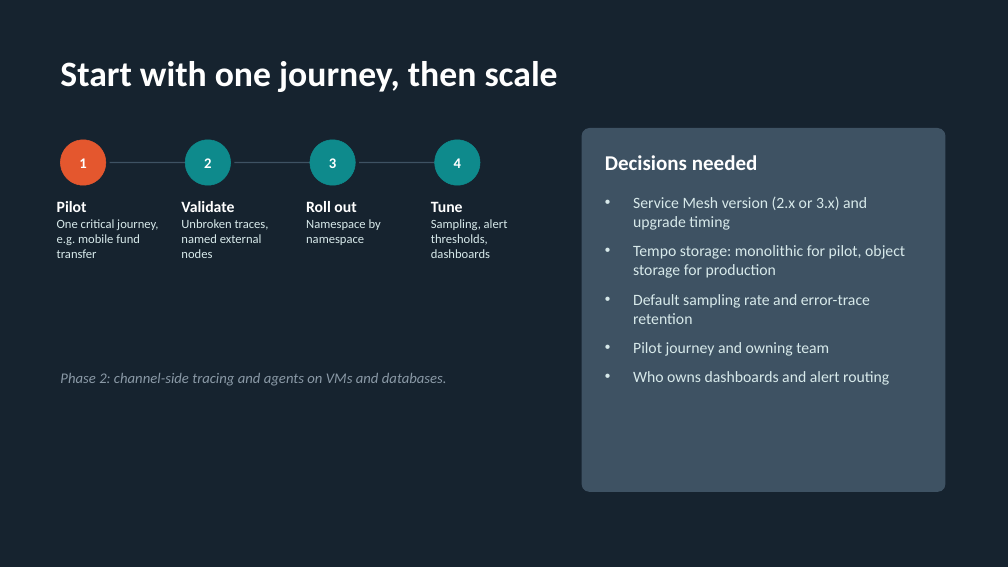
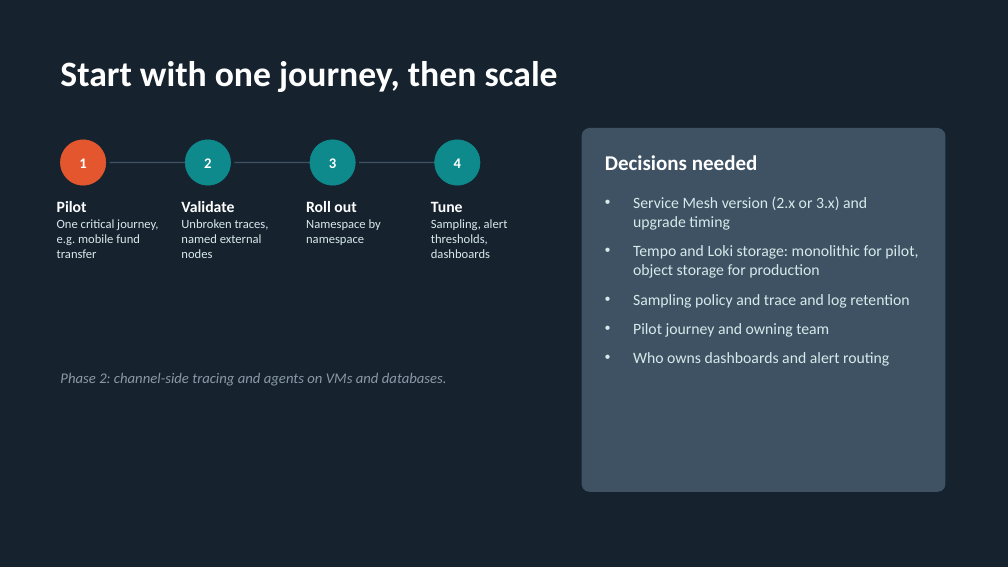
Before and after one commit to canpolatoral/monitoring-poc, a slide deck: slide 19 of docs/e2e_observability_design.pptx. Drawn at 1008x567 pixels with LibreOffice and Linux fonts; fonts in the diff are those of the drawing. Boxes give left, top, right and bottom in pixels: in the first picture for what was removed or moved away, otherwise in the second. Text is boxed around its words. In the diff, an @@ line names an element or a change of style, - is before the commit and + after.

```diff
--- a/docs/e2e_observability_design.pptx
+++ b/docs/e2e_observability_design.pptx
@@ text at box(633, 245, 918, 308): text changed @@
-• Tempo storage: monolithic for pilot, object storage for production
-• Default sampling rate and error-trace retention
+• Tempo and Loki storage: monolithic for pilot, object storage for production
+• Sampling policy and trace and log retention
```
Also in this commit, not shown: 5 other slides changed.
